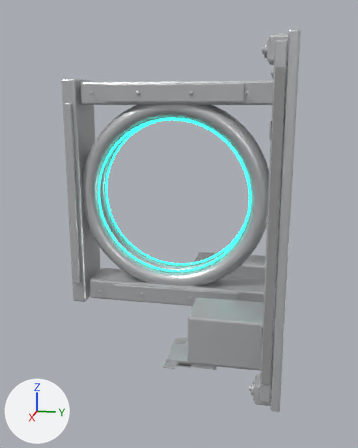
A saved change to the OBJ model assets/models/SM_TeleporterTravelHub.obj.
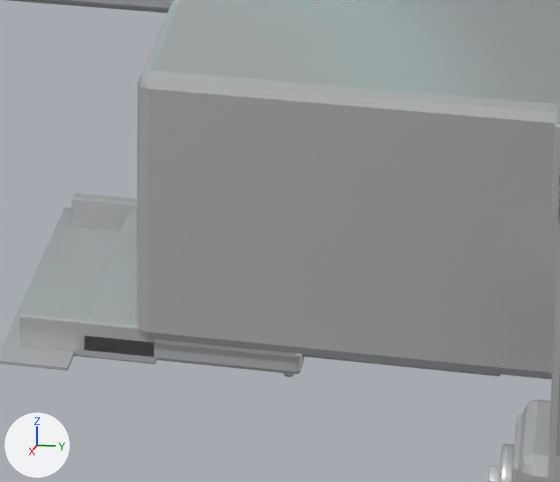
Each version appears first whole from a 50 mm lens placed at (963.0, -19.0, 182.0), pointed at (4.0, -211.0, -58.0), and next in a close-up on the part from 46% to 73% of the width and 68% to 87% of the height. Lighting does not change. The marker at lower left points along +X, +Y and +Z. The first two pictures are the older version. Where no turn or scale is listed for an object, it has been applied to the vertices. Vertices at exactly the same position are counted once.

Objects in the first close-up: 'SM_TeleporterTravelHub'.
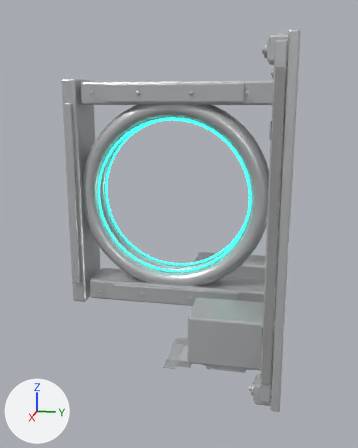
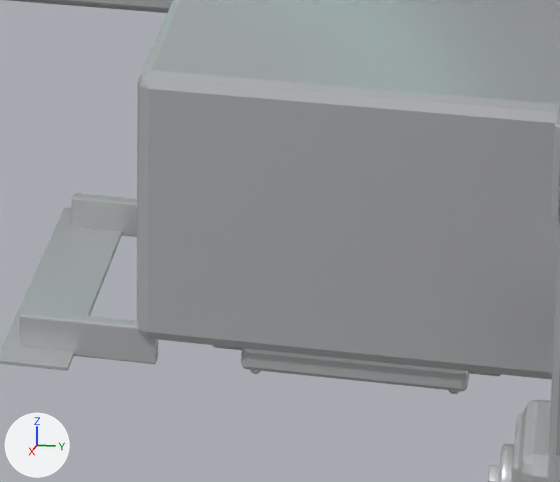
Changed parts and their boxes [x1, y1, x2, y2] in the close-ups (560 x 482 px; the box of a moved part takes in the faces that stretch with it):
part 1 of me_sm_teleportertravelhub, moved or reshaped
    before: [84, 212, 304, 374]
    after: [241, 348, 469, 391]
part 2 of me_sm_teleportertravelhub, moved or reshaped
    before: [284, 373, 294, 377]
    after: [449, 390, 460, 394]

Diff of the bpy script that builds the scene:
```diff
--- a/assets/models/SM_TeleporterTravelHub.obj.py
+++ b/assets/models/SM_TeleporterTravelHub.obj.py
@@ me_sm_teleportertravelhub @@
 me_sm_teleportertravelhub.from_pydata(...)  # 8398 vertices, 16482 faces; spans x -310.0..290.0, y -430.0..0.0, z -270.0..270.0
 # used by ob_sm_teleportertravelhub; location = (0.0, 0.0, 0.0)
+# me_sm_teleportertravelhub part 1: the loose piece of 56 vertices spanning x 129.0..211.0, y -173.0..-106.0, z -256.0..-248.0 is moved by (0.0, 49.0, 0.0)
+# me_sm_teleportertravelhub part 2: the loose piece of 112 vertices spanning x 205.0..209.0, y -111.0..-108.0, z -258.0..-257.0 is moved by (0.0, 49.0, 0.0)
 me_sm_teleportertravelhub.materials.append(mat_factory)
```
